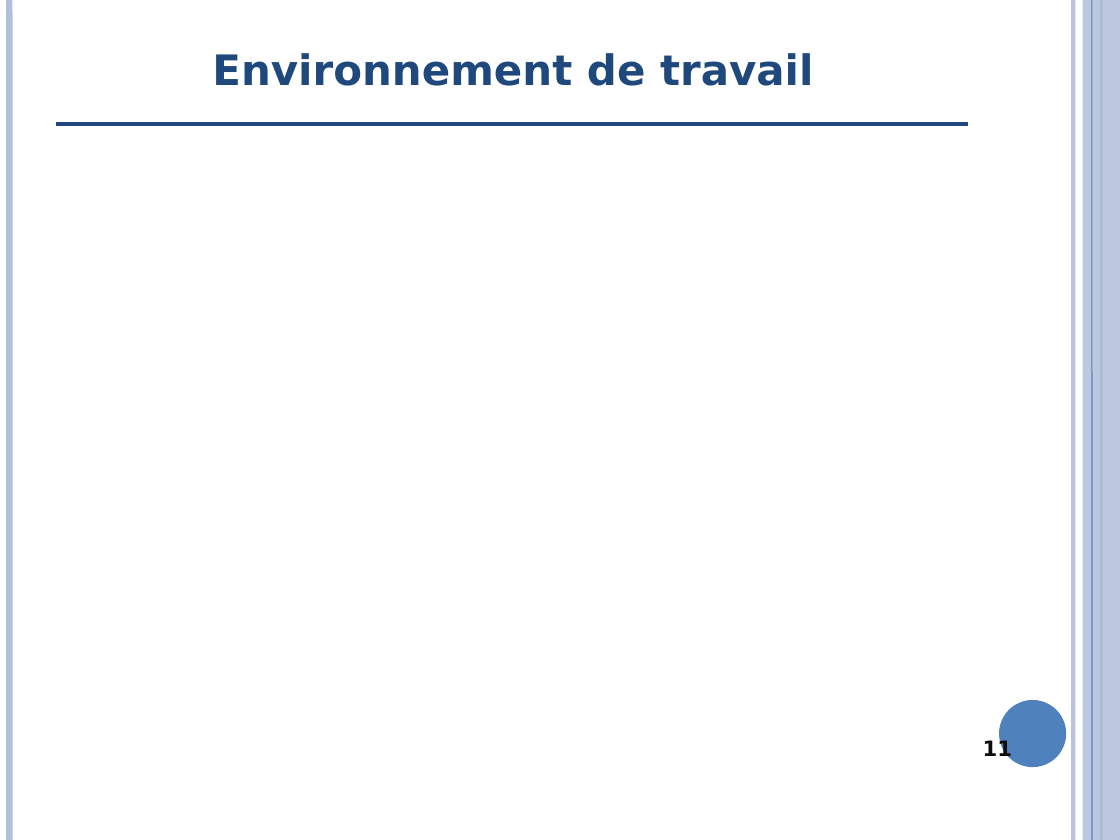
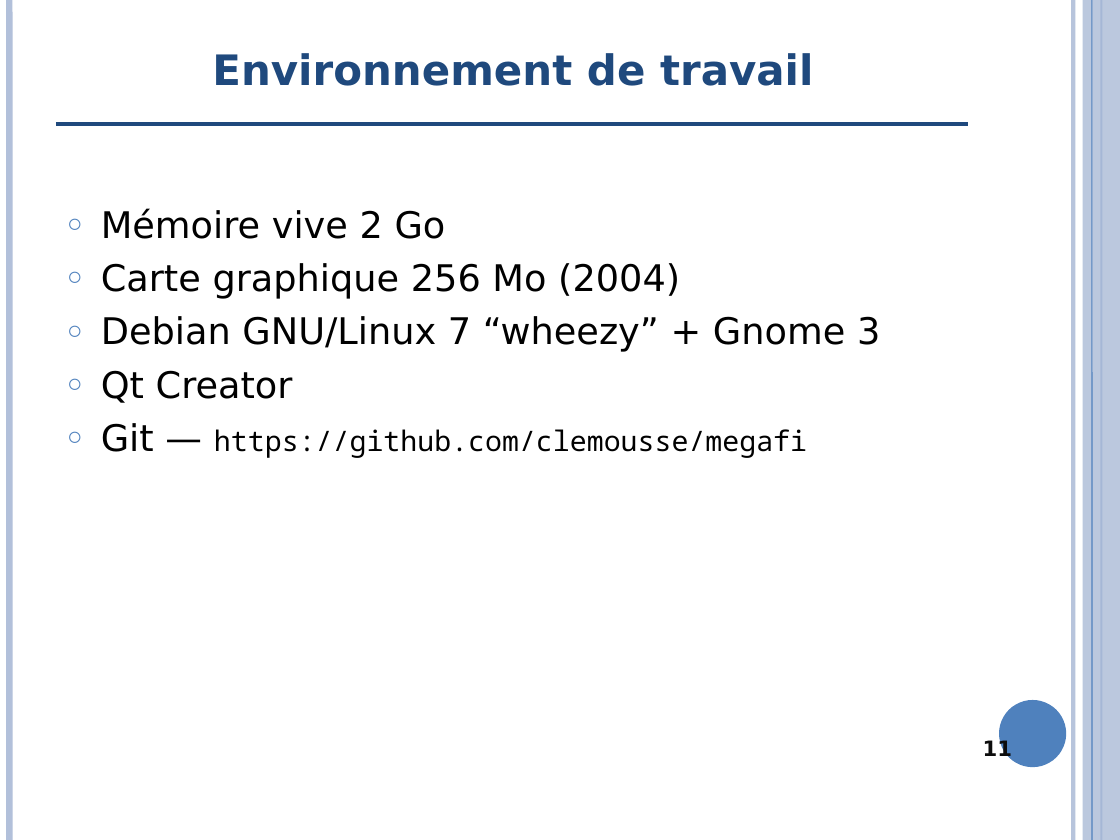
Before and after one commit to clemousse/megafi, a slide deck: slide 11 of doc/presentation.pptx. Drawn at 1120x840 pixels with LibreOffice and Linux fonts; fonts in the diff are those of the drawing; background and template pictures are left out. Boxes give left, top, right and bottom in pixels: in the first picture for what was removed or moved away, otherwise in the second. Text is boxed around its words. In the diff, an @@ line names an element or a change of style, - is before the commit and + after.

```diff
--- a/doc/presentation.pptx
+++ b/doc/presentation.pptx
@@ text added at <box>101,208,880,458</box>, 26 pt, text #000000 @@
+○ Mémoire vive 2 Go
+○ Carte graphique 256 Mo (2004)
+○ Debian GNU/Linux 7 “wheezy” + Gnome 3
+○ Qt Creator
+○ Git — https://github.com/clemousse/megafi
```
Also in this commit, not shown: 1 slide added, 1 slide removed, 2 other files.
